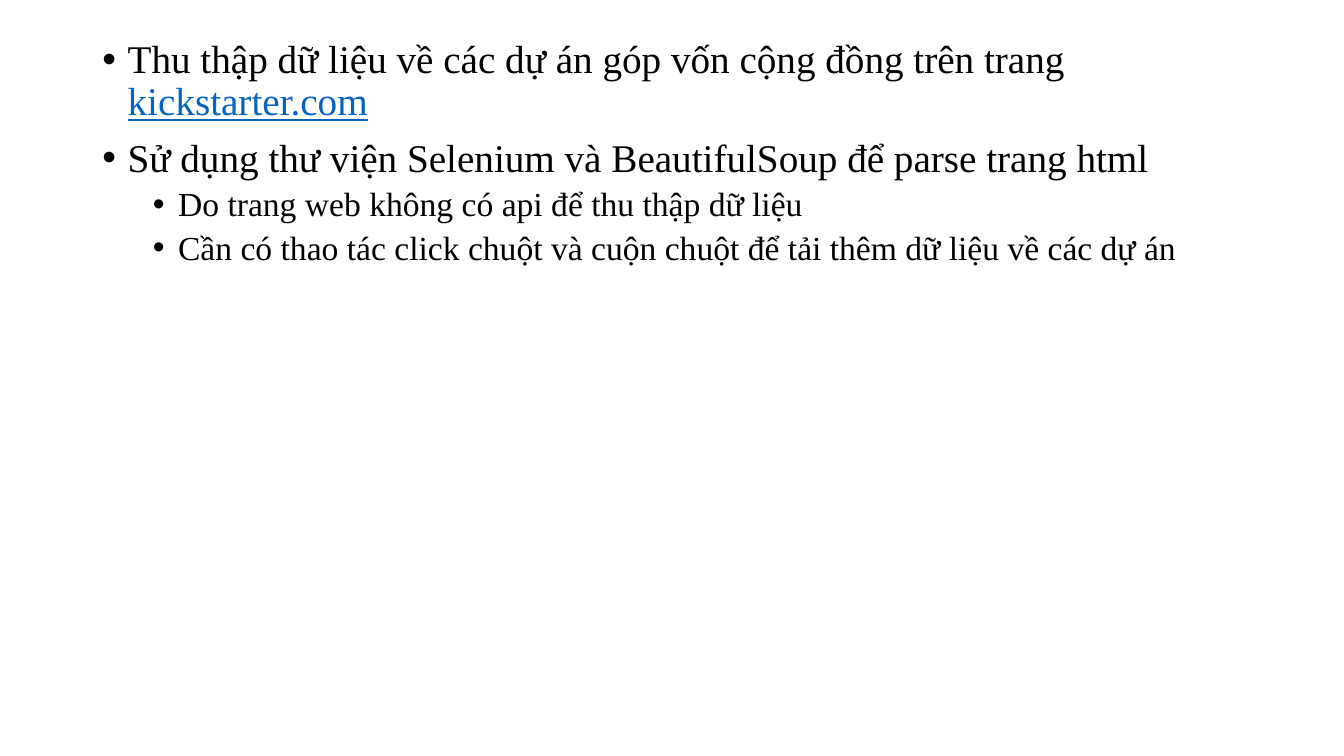
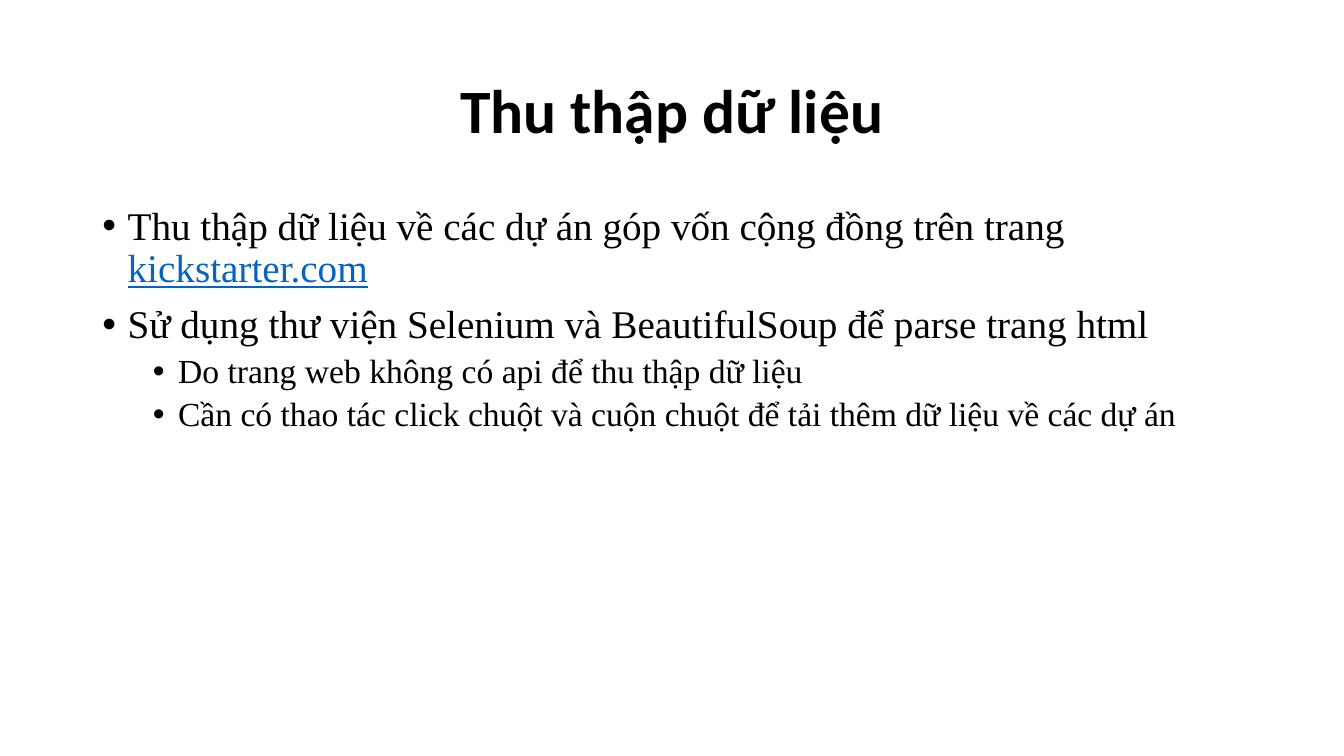
Before and after one commit to XQuyTran/DataScience_Project_HCMUS, a slide deck: slide 5 of presentation/Slide.pptx. Drawn at 1344x756 pixels with LibreOffice and Linux fonts; fonts in the diff are those of the drawing. Boxes give left, top, right and bottom in pixels: in the first picture for what was removed or moved away, otherwise in the second. Text is boxed around its words. In the diff, an @@ line names an element or a change of style, - is before the commit and + after.

```diff
--- a/presentation/Slide.pptx
+++ b/presentation/Slide.pptx
@@ title added at (460, 89, 883, 144), 44 pt, text #000000, bold @@
+Thu thập dữ liệu
@@ text "Thu thập dữ liệu về ...": place and size @@
-text "Thu thập dữ liệu về ..." at (128, 44, 1176, 266)
+text "Thu thập dữ liệu về ..." at (128, 211, 1176, 432)
```
Also in this commit, not shown: 9 other slides changed, 12 slides added, 1 other file.
